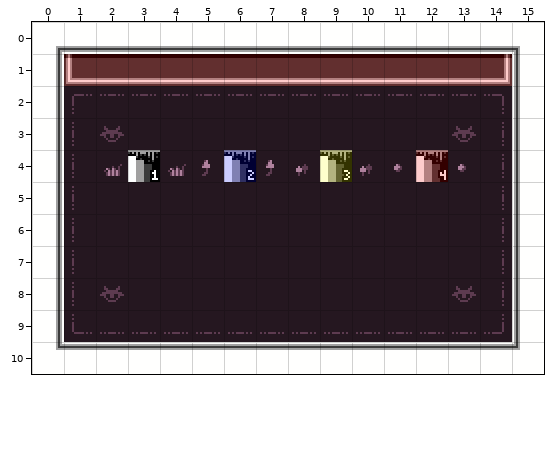
Tiled map, stored at art/rooms/HubWarpChamber.tmx. The picture above was drawn from the file before the commit.
Cells are 16x16 px. Shown: x 0..15, y 0..10.
After the commit:
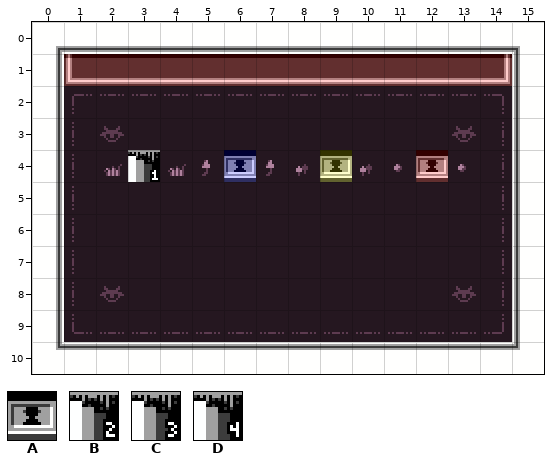
Key: from "MapTiles": A 9 "map"; from "TechnicalTiles": B 33 "exit", C 34 "exit", D 35 "exit".
_ is an empty cell.
Changes in this commit:
Layer "Base":
The edit turns tile B into tile A in row 4 at x 6.
The edit turns tile C into tile A in row 4 at x 9.
The edit turns tile D into tile A in row 4 at x 12.
